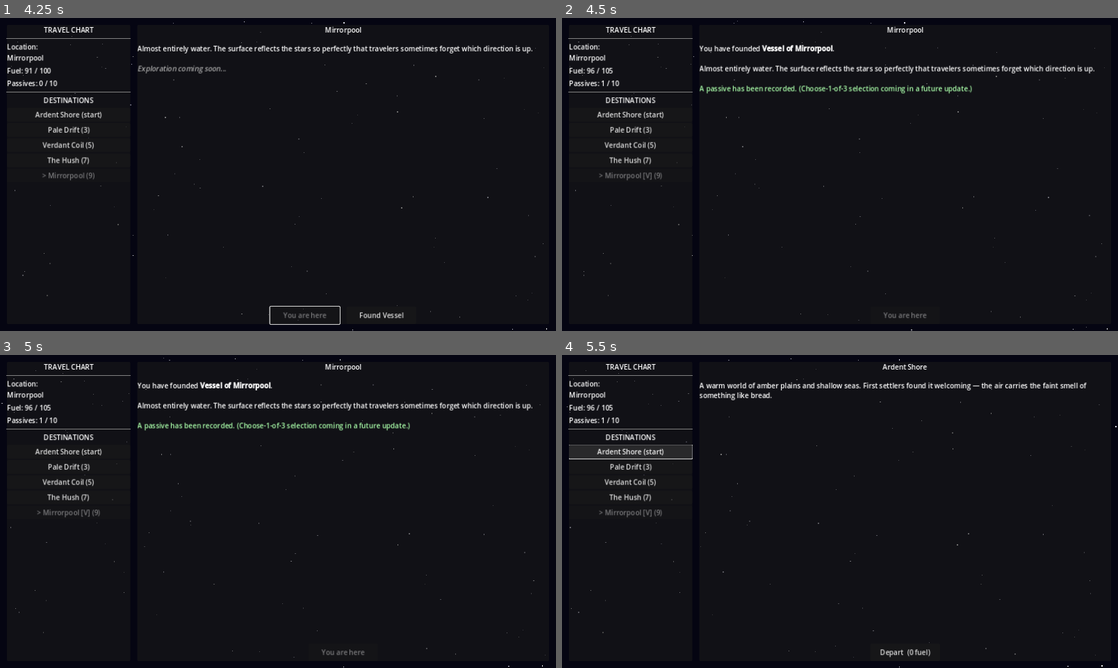
Above: before the commit, frames 1-4 (two rows, left to right).
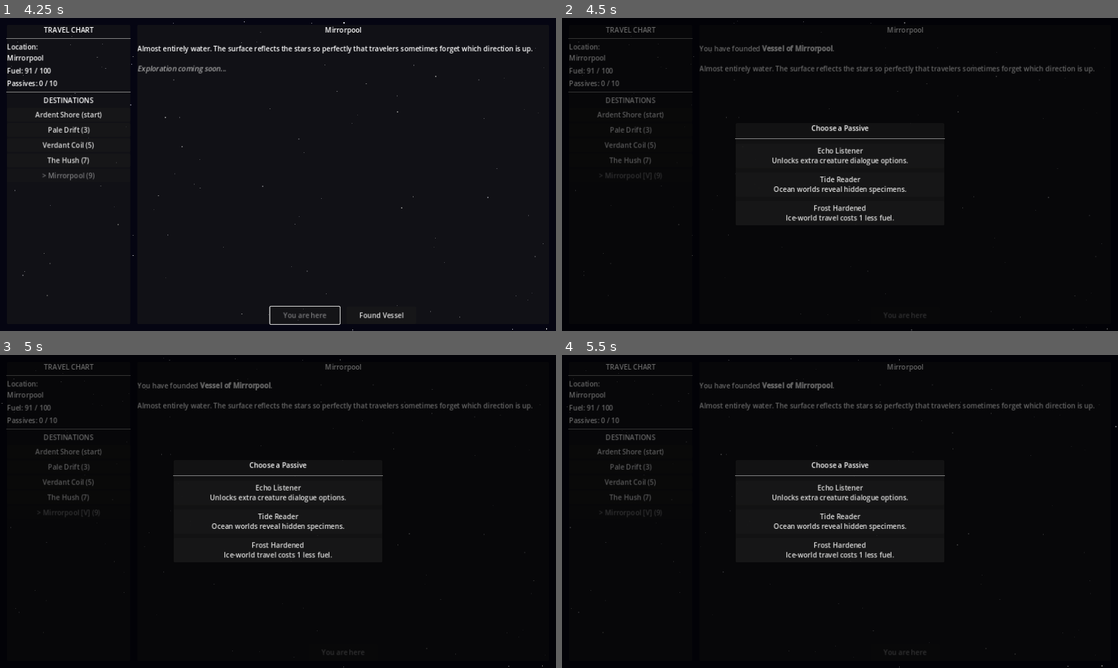
Above: after the commit, the same moments.

Repository: ColdTie/Metanoia-Vessel-2D
Game: Godot game, scene res://scenes/travel/travel_screen.tscn
Two runs of this game, one before a commit and one after it. Both use one fixed random seed, a clock stepped at 60 frames per second and the inputs below.
Inputs:
- Up to frame 1 (4.25 s): click "Pale Drift (3)" at 0.5 s; click "Verdant Coil (5)" at 1.25 s; click "The Hush (7)" at 2 s; click "Mirrorpool (9)" at 2.75 s; click "Depart (9 fuel)" at 3.5 s
- Up to frame 2 (4.5 s): click "Found Vessel" at 4.25 s
- Up to frame 3 (5 s): no input
- Up to frame 4 (5.5 s): click "Ardent Shore (start)" at 5 s

Frame 1 is identical in both runs. In frame 2, 4.7% of the frame differs, in the area x 1-99%, y 0-100%; in frame 3, 4.7%; in frame 4, 5.3%, in the area x 0-100%, y 1-100%.

Commit message:
feat: real choose-1-of-3 passive reward on settling
GameState.PASSIVE_ROSTER holds the 6 named passives from the design
doc as data; get_passive_choices() draws 3 not-yet-owned ones at
random. Travel Screen shows an in-code modal on Found Vessel so the
player picks instead of always receiving founding_bonus. Only
founding_bonus is mechanically wired (+5 max fuel); the rest stay
flavor-only until their systems land.

Diff:
--- a/scripts/autoloads/game_state.gd
+++ b/scripts/autoloads/game_state.gd
@@ -3,6 +3,41 @@
 # Singleton: all mutable game state. Access via GameState.x anywhere.
 
 const MAX_PASSIVES := 10  # Reaching this triggers void unlock check
+
+# Candidate pool for the choose-1-of-3 settling reward.
+# Effects beyond founding_bonus are flavor-only until their systems exist.
+const PASSIVE_ROSTER: Array = [
+	{
+		"id": "founding_bonus",
+		"name": "Founding Bonus",
+		"desc": "The act of founding grants clarity. +5 max fuel.",
+	},
+	{
+		"id": "root_knowledge",
+		"name": "Root Knowledge",
+		"desc": "Jungle worlds yield extra specimens.",
+	},
+	{
+		"id": "echo_listener",
+		"name": "Echo Listener",
+		"desc": "Unlocks extra creature dialogue options.",
+	},
+	{
+		"id": "frost_hardened",
+		"name": "Frost Hardened",
+		"desc": "Ice-world travel costs 1 less fuel.",
+	},
+	{
+		"id": "tide_reader",
+		"name": "Tide Reader",
+		"desc": "Ocean worlds reveal hidden specimens.",
+	},
+	{
+		"id": "dust_walker",
+		"name": "Dust Walker",
+		"desc": "Desert worlds never trigger forced combat.",
+	},
+]
 
 var current_world: String = "Ardent Shore"
 var passives: Array = []          # Array of {id, name, desc, source}
@@ -111,6 +146,22 @@
 	return true
 
 
+func has_passive(id: String) -> bool:
+	for passive in passives:
+		if passive.get("id", "") == id:
+			return true
+	return false
+
+
+func get_passive_choices(count: int = 3) -> Array:
+	var available: Array = []
+	for entry in PASSIVE_ROSTER:
+		if not has_passive(entry["id"]):
+			available.append(entry)
+	available.shuffle()
+	return available.slice(0, min(count, available.size()))
+
+
 func add_passive(passive: Dictionary) -> void:
 	passives.append(passive)
 	passive_gained.emit(passive)
--- a/scripts/travel/travel_screen.gd
+++ b/scripts/travel/travel_screen.gd
@@ -22,6 +22,10 @@
 var _settle_button: Button
 
 var _selected_world_id: String = ""
+
+# Passive choice modal
+var _choice_layer: CanvasLayer
+var _settling_world_id: String = ""
 
 
 func _ready() -> void:
@@ -289,26 +293,88 @@
 
 	world["settled"] = true
 	world["vessel_name"] = "Vessel of " + world["name"]
-
-	# Grant the founding passive (choose-1-of-3 UI is TODO)
-	GameState.add_passive({
-		"id": "founding_bonus",
-		"name": "Founding Bonus",
-		"desc": "The act of founding grants clarity. +5 max fuel.",
-		"source": world["name"],
-	})
-	GameState.max_fuel += 5
-	GameState.refuel(5)
+	_settling_world_id = world["id"]
 
 	_settle_button.visible = false
 	_populate_destinations()
-	_refresh_status()
 
 	_world_desc_label.text = \
 		"You have founded [b]" + world["vessel_name"] + "[/b].\n\n" \
-		+ world.get("description", "") \
-		+ "\n\n[color=#aaffaa]A passive has been recorded. " \
-		+ "(Choose-1-of-3 selection coming in a future update.)[/color]"
+		+ world.get("description", "")
+
+	var choices := GameState.get_passive_choices(3)
+	if choices.is_empty():
+		_refresh_status()
+		SaveLoad.save_game()
+	else:
+		_show_passive_choice(choices)
+
+
+# ── Passive choice modal ─────────────────────────────────────────────────────
+
+func _show_passive_choice(choices: Array) -> void:
+	_choice_layer = CanvasLayer.new()
+	_choice_layer.name = "PassiveChoice"
+	add_child(_choice_layer)
+
+	var dim := ColorRect.new()
+	dim.color = Color(0.0, 0.0, 0.0, 0.6)
+	dim.set_anchors_and_offsets_preset(Control.PRESET_FULL_RECT)
+	_choice_layer.add_child(dim)
+
+	var center := CenterContainer.new()
+	center.set_anchors_and_offsets_preset(Control.PRESET_FULL_RECT)
+	dim.add_child(center)
+
+	var panel := PanelContainer.new()
+	panel.custom_minimum_size = Vector2(480.0, 0.0)
+	center.add_child(panel)
+
+	var vbox := VBoxContainer.new()
+	vbox.add_theme_constant_override("separation", 10)
+	panel.add_child(vbox)
+
+	var title := Label.new()
+	title.text = "Choose a Passive"
+	title.horizontal_alignment = HORIZONTAL_ALIGNMENT_CENTER
+	vbox.add_child(title)
+	vbox.add_child(HSeparator.new())
+
+	for choice in choices:
+		var entry: Dictionary = choice
+		var btn := Button.new()
+		btn.text = "%s\n%s" % [entry["name"], entry["desc"]]
+		btn.size_flags_horizontal = Control.SIZE_EXPAND_FILL
+		btn.custom_minimum_size = Vector2(0.0, 56.0)
+		btn.pressed.connect(func(): _on_passive_choice_selected(entry))
+		vbox.add_child(btn)
+
+
+func _on_passive_choice_selected(entry: Dictionary) -> void:
+	var world := GameState.get_world_by_id(_settling_world_id)
+
+	GameState.add_passive({
+		"id": entry["id"],
+		"name": entry["name"],
+		"desc": entry["desc"],
+		"source": world.get("name", ""),
+	})
+
+	if entry["id"] == "founding_bonus":
+		GameState.max_fuel += 5
+		GameState.refuel(5)
+
+	if _choice_layer:
+		_choice_layer.queue_free()
+		_choice_layer = null
+
+	_refresh_status()
+
+	if not world.is_empty():
+		_world_desc_label.text = \
+			"You have founded [b]" + world.get("vessel_name", "") + "[/b].\n\n" \
+			+ world.get("description", "") \
+			+ "\n\n[color=#aaffaa]Passive gained: " + entry["name"] + "[/color]"
 
 	SaveLoad.save_game()
 
Not shown, changed: design/content-log.md
Not shown, changed: design/systems.md
